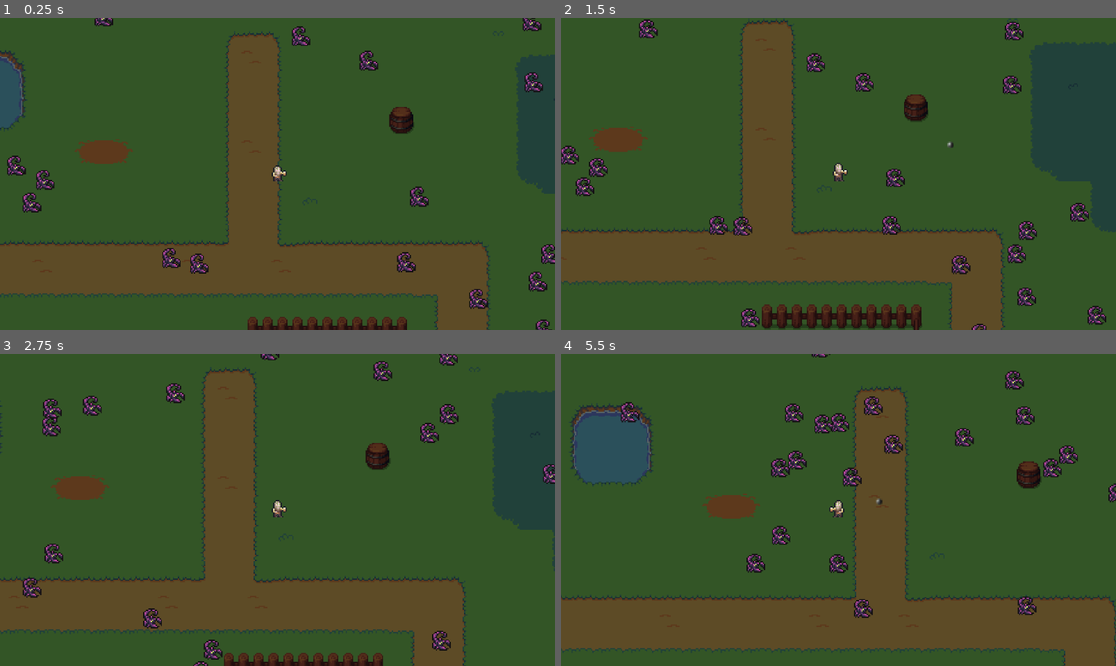
Above: before the commit, frames 1-4 (two rows, left to right).
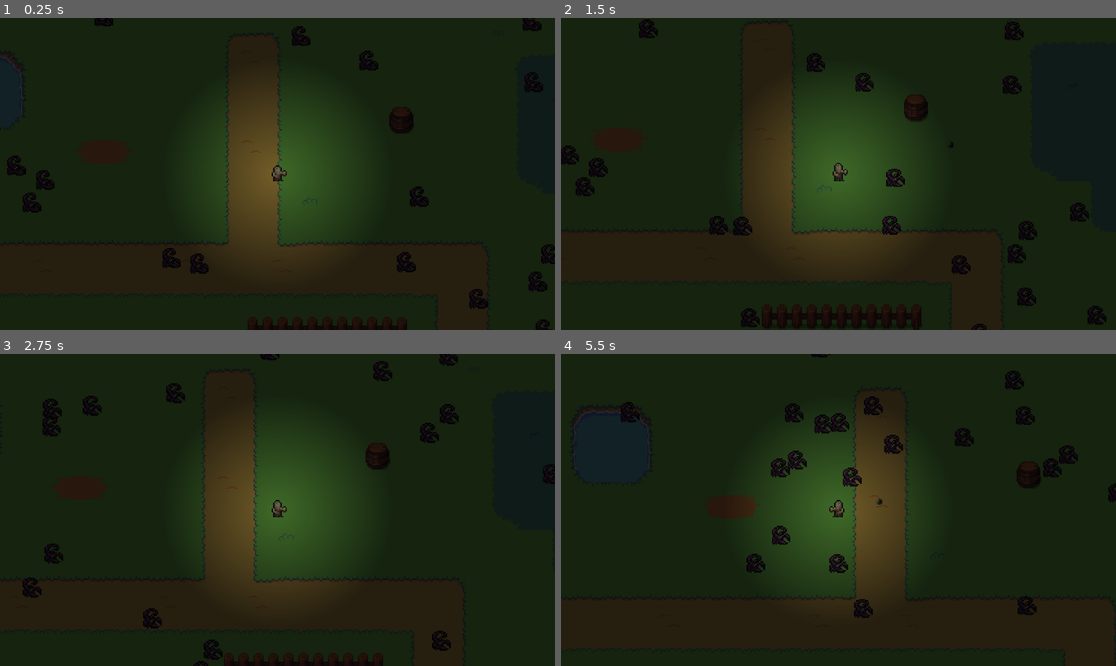
Above: after the commit, the same moments.

Repository: LukasKMH/ProjetoDesenvolvimentoJogos
Game: Godot game, scene res://world.tscn
The game is run twice, just before and just after one commit, with the same random seed, the same clock (stepped at 60 frames per second) and the same inputs.
Inputs (mouse positions are in pixels of both pictures, inside the frame that each line leads up to):
- Up to frame 1 (0.25 s): no input
- Up to frame 2 (1.5 s): move the mouse to (960, 158) at 0.52 s; hold D (right) 0.53-1.28 s; move the mouse to (727, 189) at 1.27 s; hold S (down) from 1.28 s (still down)
- Up to frame 3 (2.75 s): move the mouse to (333, 441) at 2.02 s; release S (down) at 2.03 s; hold D (right) from 2.03 s (still down)
- Up to frame 4 (5.5 s): move the mouse to (810, 572) at 2.77 s; release D (right) at 2.78 s; hold W (up) 2.78-3.53 s; move the mouse to (1005, 556) at 3.52 s; hold A (left) 3.53-5.03 s; move the mouse to (672, 463) at 4.27 s; move the mouse to (866, 510) at 5.02 s; hold S (down) from 5.03 s (still down)

The runs differ from the first frame. In frame 1, 89% of the frame differs, in the area x 0-100%, y 0-100%; in frame 2, 89%; in frame 3, 89%; in frame 4, 90%.

Commit message:
Added light to the player

Diff:
--- a/player.tscn
+++ b/player.tscn
@@ -45,6 +45,17 @@
 [sub_resource type="RectangleShape2D" id="RectangleShape2D_pg0re"]
 size = Vector2(7.1698, 8.17188)
 
+[sub_resource type="Gradient" id="Gradient_ptb1a"]
+offsets = PackedFloat32Array(0, 0.664516)
+colors = PackedColorArray(1, 1, 1, 1, 0, 0, 0, 1)
+
+[sub_resource type="GradientTexture2D" id="GradientTexture2D_3d6xm"]
+gradient = SubResource("Gradient_ptb1a")
+width = 200
+height = 200
+fill = 1
+fill_from = Vector2(0.5, 0.5)
+
 [node name="Player" type="CharacterBody2D" groups=["player"]]
 collision_mask = 25
 script = ExtResource("1_bqydv")
@@ -76,5 +87,11 @@
 position = Vector2(0.00677538, 1.99219)
 shape = SubResource("RectangleShape2D_pg0re")
 
+[node name="PointLight2D" type="PointLight2D" parent="."]
+color = Color(1, 1, 0.792157, 1)
+energy = 2.0
+range_z_max = 0
+texture = SubResource("GradientTexture2D_3d6xm")
+
 [connection signal="timeout" from="Timer" to="." method="_on_timer_timeout"]
 [connection signal="body_entered" from="Area2D" to="." method="_on_area_2d_body_entered"]
--- a/world.tscn
+++ b/world.tscn
@@ -1668,13 +1668,13 @@
 sources/3 = SubResource("TileSetAtlasSource_2hcbn")
 
 [node name="world" type="Node2D"]
+modulate = Color(0.164706, 0.164706, 0.164706, 1)
 script = ExtResource("1_rxsml")
 
 [node name="Player" parent="." instance=ExtResource("1_hd50v")]
 position = Vector2(344, 224)
 
 [node name="TileMap" type="TileMap" parent="."]
-modulate = Color(0.396078, 0.396078, 0.396078, 1)
 tile_set = SubResource("TileSet_24dou")
 cell_quadrant_size = 24
 format = 2
Not shown: 1 places in player.tscn that only renumber resources
